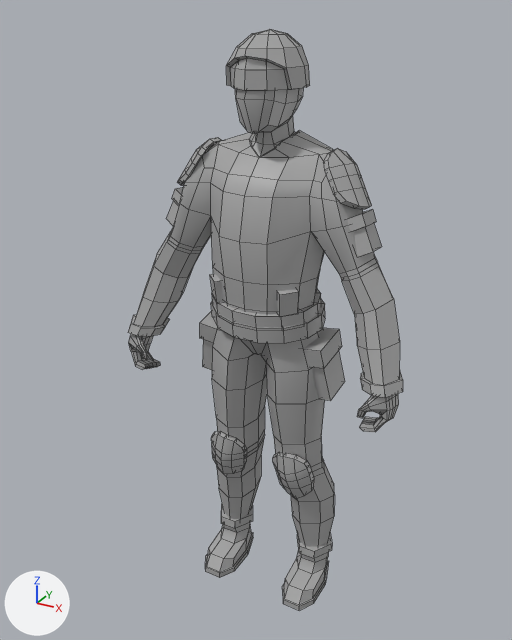
One commit to the FBX model Assets/Sample/Animation/Sniper/Sniper_AimPost.fbx: the scene before it, then after it.
Both versions are drawn from a 50 mm lens placed at (0.351, -0.782, 0.382), pointed at (-0.009, -0.127, 0.054). Lighting does not change. The marker at lower left points along +X, +Y and +Z. Mesh edges are drawn as thin lines. Where no turn or scale is listed for an object, it has been applied to the vertices.

In view in the first picture: 'Man22:pCube10'.
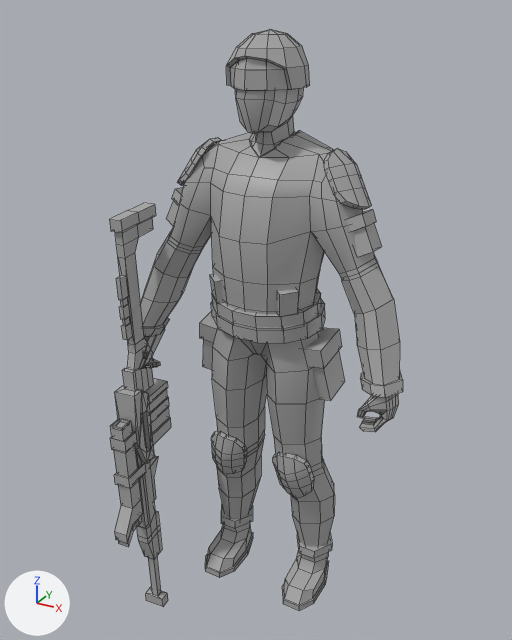
Where the change shows, as pixel boxes (x1, y1, x2, y2) in the pictures (512 x 640 px):
'weapon3:pCube3', added: after (109, 203, 171, 607)

Edits to the bpy script that builds the scene:
```text
Add me_mesh_1:
    me_mesh_1.from_pydata(...)  # 354 vertices, 358 faces; spans x -0.016..0.018, y -0.052..0.079, z -0.293..0.263
    me_mesh_1.materials.append(mat_standardsurface1)  # grey #aaaaaa
Add ob_weapon3_pcube3:
    ob_weapon3_pcube3 = bpy.data.objects.new('weapon3:pCube3', me_mesh_1)
    ob_weapon3_pcube3.location = (-0.14, -0.198, -0.089)
```
